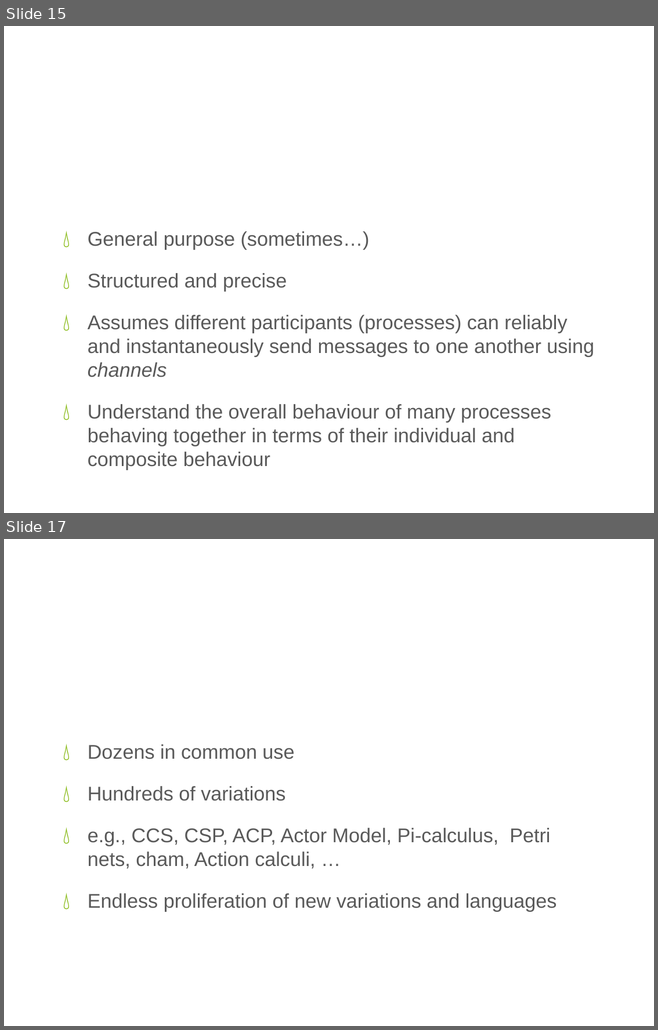
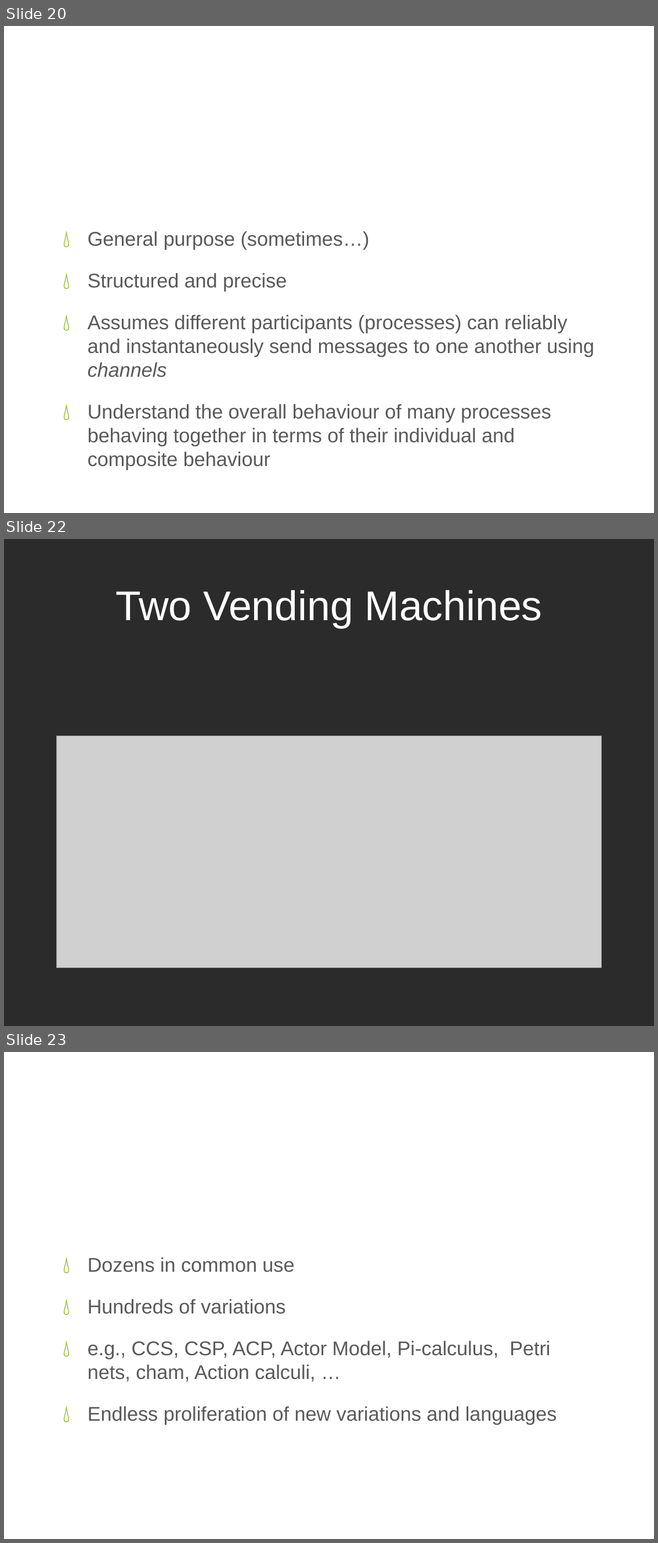
Before and after one commit to gian/defense, a slide deck: PhDDefense.pptx. Shown one above the other, each under a label of ours: slides 15 and 17 before the commit, slides 20, 22 and 23 after it; the slides between them are not shown. The pictures are 658x1030 and 658x1543 pixels, drawn with LibreOffice and Linux fonts; fonts in the diff are those of the drawing; grey boxes stand for pictures; background and template pictures are left out; a plain dark background stands for a picture behind light text. Boxes give left, top, right and bottom in pixels: in the first picture for what was removed or moved away, otherwise in the second. Text is boxed around its words. In the diff, an @@ line names an element or a change of style, - is before the commit and + after.

```diff
--- a/PhDDefense.pptx
+++ b/PhDDefense.pptx
@@ slide 22 added at bbox=[4, 539, 654, 1026], background picture (left out) @@
@@ title added at bbox=[115, 590, 542, 628], 46 pt, text #FFFFFF @@
+Two Vending Machines
@@ picture added at bbox=[57, 736, 601, 968] @@
@@ what was slide 15 is now slide 20 @@
@@ what was slide 17 is now slide 23 @@
```
Also in this commit, not shown: 11 slides changed, 9 other slides added, 4 slides removed.
